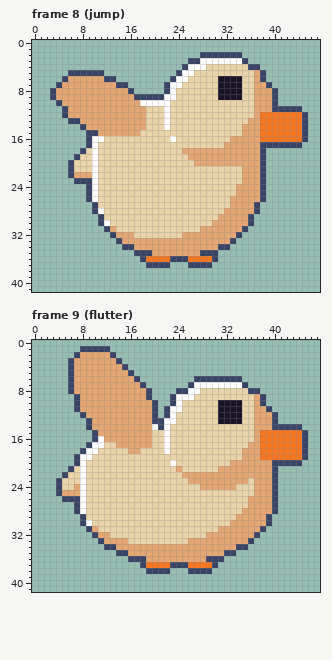
Pixel-art file: art/bird/bird.aseprite. The first picture shows the starting point.
48x42 pixels, 18 frames. Shown: frame 8 (jump), frame 9 (flutter). The commit also changed other frames, which this record leaves out.
After:
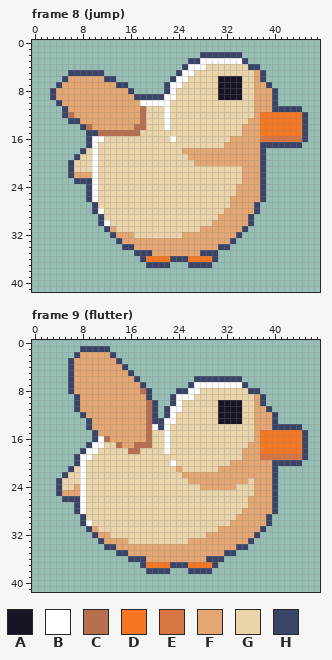
Palette (. is transparent): A #181425  B #ffffff  C #b86f50  D #f77622  E #d77643  F #e4a672  G #ead4aa  H #3a4466
Edits made:
{"where": "frame 8 (jump)"}
{"frame":8,"y":11,"x":18,"old":"F","new":"C"}
{"frame":8,"y":12,"x":6,"old":"F","new":"C"}
{"frame":8,"y":12,"x":18,"old":"F","new":"C"}
{"frame":8,"y":13,"x":18,"old":"F","new":"C"}
{"frame":8,"y":14,"x":9,"old":"F","new":"C"}
{"frame":8,"y":14,"x":17,"old":"FF","new":"CC"}
{"frame":8,"y":15,"x":11,"old":"FFFFFFF","new":"CCCCCCC"}
{"frame":8,"y":16,"x":38,"old":"DDDDDDD","new":"EEEEEEE"}
{"where": "frame 9 (flutter)"}
{"frame":9,"y":8,"x":18,"old":"F","new":"C"}
{"frame":9,"y":10,"x":19,"old":"F","new":"C"}
{"frame":9,"y":11,"x":19,"old":"F","new":"C"}
{"frame":9,"y":12,"x":19,"old":"F","new":"C"}
{"frame":9,"y":13,"x":19,"old":"F","new":"C"}
{"frame":9,"y":14,"x":19,"old":"F","new":"C"}
{"frame":9,"y":15,"x":19,"old":"F","new":"C"}
{"frame":9,"y":16,"x":12,"old":"F","new":"C"}
{"frame":9,"y":16,"x":19,"old":"F","new":"C"}
{"frame":9,"y":17,"x":14,"old":"F","new":"C"}
{"frame":9,"y":17,"x":17,"old":"FFF","new":"CCC"}
{"frame":9,"y":18,"x":16,"old":"FF","new":"CC"}
{"frame":9,"y":19,"x":38,"old":"DDDDDDD","new":"EEEEEEE"}
